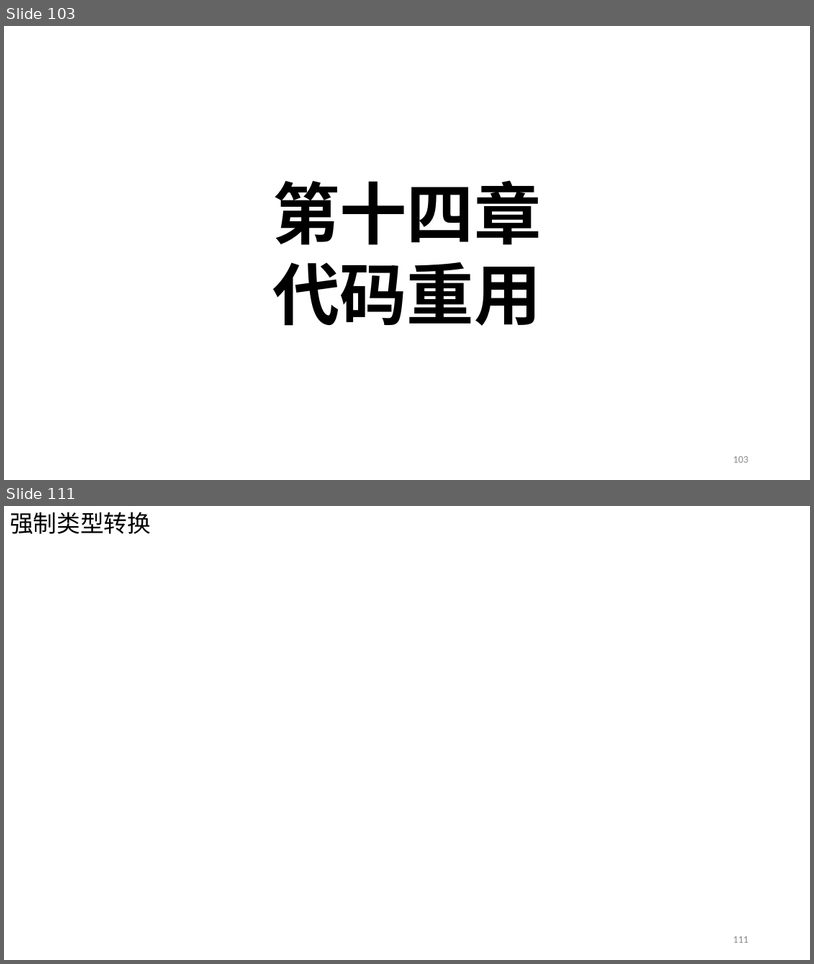
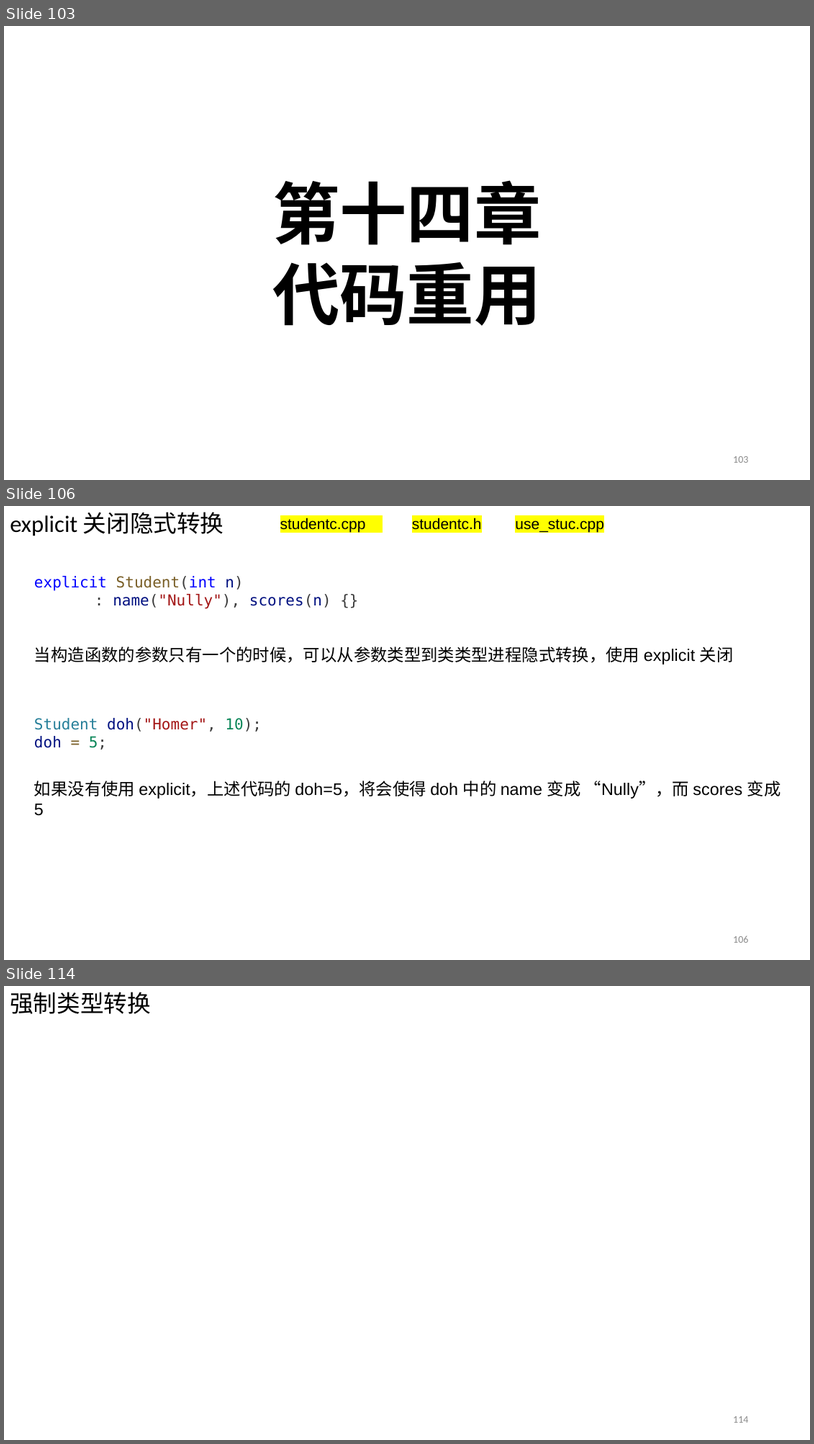
Before and after one commit to Chao200/CPP_Primer_Plus, a slide deck: C++ Primer Plus.pptx. Shown one above the other, each under a label of ours: slides 103 and 111 before the commit, slides 103, 106 and 114 after it; the slides between them are not shown. The pictures are 814x964 and 814x1444 pixels, drawn with LibreOffice and Linux fonts; fonts in the diff are those of the drawing. Boxes give left, top, right and bottom in pixels: in the first picture for what was removed or moved away, otherwise in the second. Text is boxed around its words. In the diff, an @@ line names an element or a change of style, - is before the commit and + after.

```diff
--- a/C++ Primer Plus.pptx
+++ b/C++ Primer Plus.pptx
@@ slide 106 added at (x1=4, y1=506, x2=810, y2=960), background #FFFFFF @@
@@ text added at (x1=10, y1=512, x2=224, y2=536), 28 pt, text #000000 @@
+explicit 关闭隐式转换
@@ text added at (x1=280, y1=518, x2=604, y2=532), 18 pt, text #000000 @@
+studentc.cpp studentc.h use_stuc.cpp
@@ text added at (x1=34, y1=576, x2=332, y2=609), 18 pt, text #001080 @@
+explicit Student(int n)
+: name("Nully"), scores(n) {}
@@ text added at (x1=34, y1=646, x2=734, y2=664), 20 pt, text #000000 @@
+当构造函数的参数只有一个的时候，可以从参数类型到类类型进程隐式转换，使用 explicit 关闭
@@ text added at (x1=34, y1=718, x2=262, y2=749), 18 pt, text #267F99 @@
+Student doh("Homer", 10);
+doh = 5;
@@ text added at (x1=34, y1=780, x2=782, y2=798), 20 pt, text #000000 @@
+如果没有使用 explicit，上述代码的 doh=5，将会使得 doh 中的 name 变成 “Nully”，而 scores 变成 5
@@ page number added at (x1=733, y1=936, x2=748, y2=942), 12 pt, text #8C8C8C @@
+106
@@ what was slide 111 is now slide 114 @@
@@ page number at (x1=733, y1=1416, x2=748, y2=1422): text changed @@
-111
+114
```
Also in this commit, not shown: 2 slides changed, 7 other slides added, 5 slides removed.
